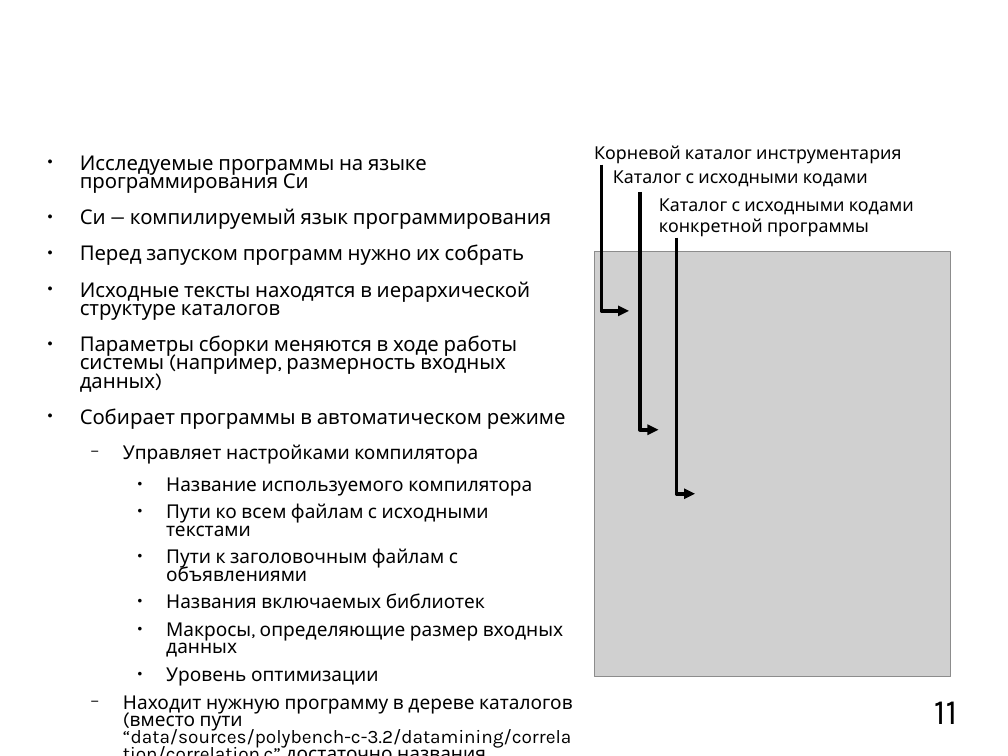
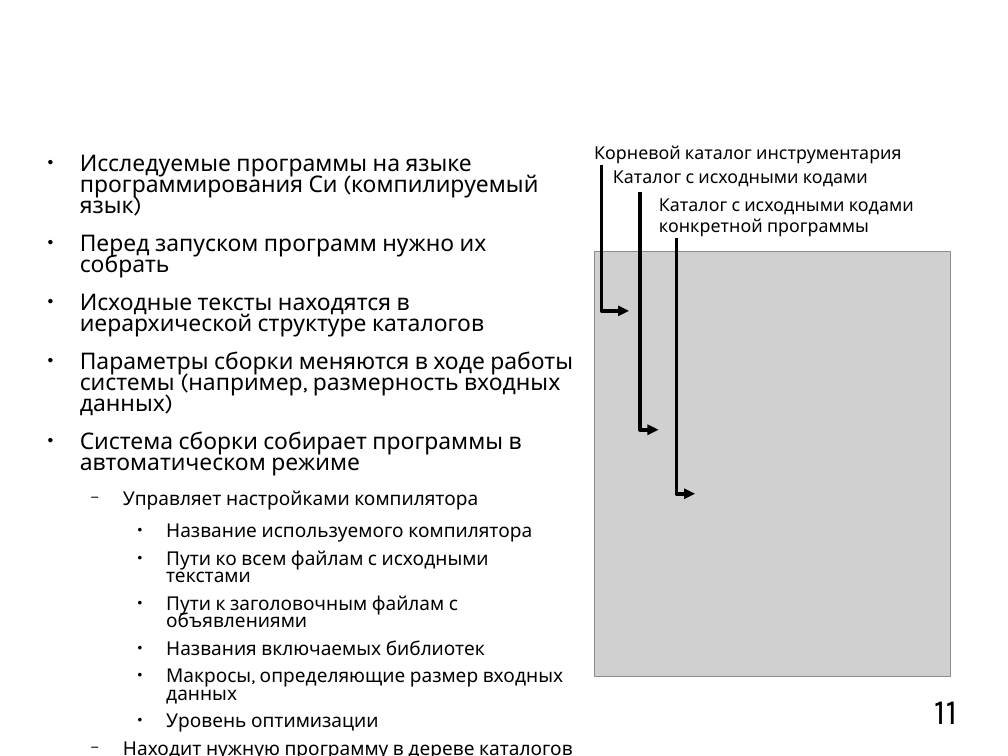
Before and after one commit to mkpankov/adaptor, a slide deck: slide 11 of diploma/defense/brochure.odp. Drawn at 1008x756 pixels with LibreOffice and Linux fonts; fonts in the diff are those of the drawing; grey boxes stand for pictures; background and template pictures are left out. Boxes give left, top, right and bottom in pixels: in the first picture for what was removed or moved away, otherwise in the second. Text is boxed around its words. In the diff, an @@ line names an element or a change of style, - is before the commit and + after.

```diff
--- a/diploma/defense/brochure.odp
+++ b/diploma/defense/brochure.odp
@@ text at <box>80,154,538,214</box>: text changed; size 16 to 18 pt @@
-● Исследуемые программы на языке программирования Си
-● Си — компилируемый язык программирования
+● Исследуемые программы на языке программирования Си (компилируемый язык)
@@ text at <box>80,234,573,416</box>: size 16 to 18 pt in "Перед запуском программ нужно их собрать", "Исходные тексты находятся в иерархической структуре каталого ...", "Параметры сборки меняются в ходе работы системы ..." @@
@@ text at <box>80,431,522,476</box>: text changed; size 16 to 18 pt @@
-● Собирает программы в автоматическом режиме
+● Система сборки собирает программы в автоматическом режиме
```
Also in this commit, not shown: 9 other slides changed.
